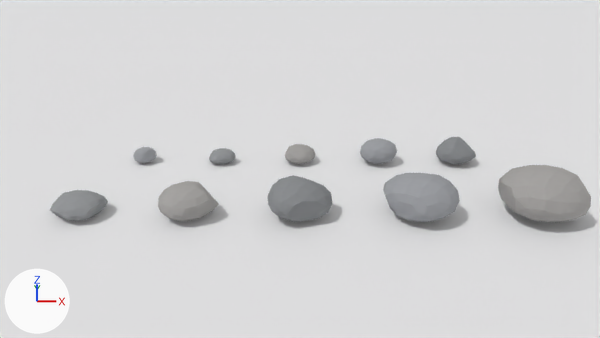
Two versions of the Blender file ArtSource/environment/low_poly_round_rocks/source/low_poly_round_rocks.blend, one commit apart.
The view is the same before and after, from the file's camera 'Inspection_Camera'. The lights are fixed; the arrows at lower left show +X, +Y and +Z. The picture after the commit comes second.

In view in the first picture: 'Inspection_Floor', 'round_rock_01', 'round_rock_02', 'round_rock_03', 'round_rock_04', 'round_rock_05', 'round_rock_06', 'round_rock_07', 'round_rock_08', 'round_rock_09', 'round_rock_10'.
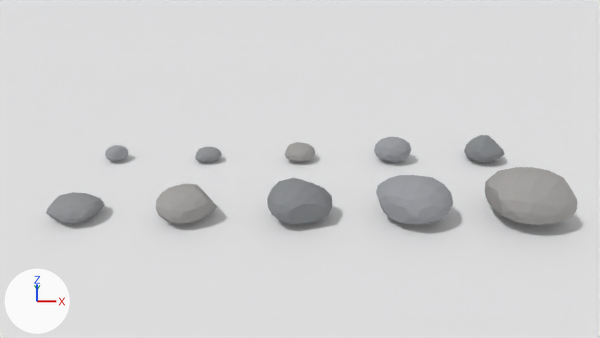
The edits, one by one:
Object 'round_rock_01' (ob_round_rock_01) moves from (-2.2, 0.65, 0.0) to (-2.62, 0.705, 0.0).
Object 'round_rock_02' (ob_round_rock_02) moves from (-1.1, 0.65, 0.0) to (-1.31, 0.705, 0.0).
Object 'round_rock_03' (ob_round_rock_03) moves from (0.0, 0.65, 0.0) to (0.0, 0.705, 0.0).
Object 'round_rock_04' (ob_round_rock_04) moves from (1.1, 0.65, 0.0) to (1.31, 0.705, 0.0).
Object 'round_rock_05' (ob_round_rock_05) moves from (2.2, 0.65, 0.0) to (2.62, 0.705, 0.0).
Object 'round_rock_06' (ob_round_rock_06) moves from (-2.6, -0.65, 0.0) to (-2.62, -0.705, 0.0).
Object 'round_rock_07' (ob_round_rock_07) moves from (-1.3, -0.65, 0.0) to (-1.31, -0.705, 0.0).
Object 'round_rock_08' (ob_round_rock_08) moves from (0.0, -0.65, 0.0) to (0.0, -0.705, 0.0).
Object 'round_rock_09' (ob_round_rock_09) moves from (1.4, -0.65, 0.0) to (1.31, -0.705, 0.0).
Object 'round_rock_10' (ob_round_rock_10) moves from (2.8, -0.65, 0.0) to (2.62, -0.705, 0.0).

What differs and where, as boxes [x1, y1, x2, y2] in the pictures (600 x 338 px):
'round_rock_10', moved
    before: [498, 165, 591, 222]
    after: [485, 167, 577, 225]
'round_rock_09', moved
    before: [383, 173, 460, 222]
    after: [376, 175, 453, 225]
'round_rock_08', moved
    before: [268, 175, 332, 222]
    after: [267, 178, 333, 225]
'round_rock_07', moved
    before: [158, 181, 219, 221]
    after: [156, 184, 217, 224]
'round_rock_06', moved
    before: [50, 190, 108, 221]
    after: [46, 192, 105, 224]
'round_rock_05', moved
    before: [436, 137, 476, 164]
    after: [464, 135, 504, 162]
'round_rock_04', moved
    before: [360, 138, 397, 164]
    after: [374, 137, 411, 162]
'round_rock_01', moved
    before: [133, 147, 157, 163]
    after: [105, 145, 128, 161]
'round_rock_02', moved
    before: [209, 148, 236, 164]
    after: [195, 147, 222, 162]
'round_rock_03', moved
    before: [285, 144, 315, 164]
    after: [285, 142, 315, 162]
